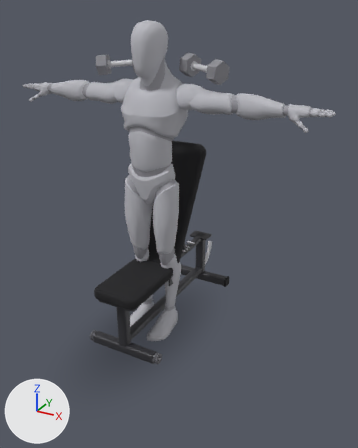
Renders of the glTF model app/src/main/assets/mannequins/db_incline_press_60.glb from each side of a commit.
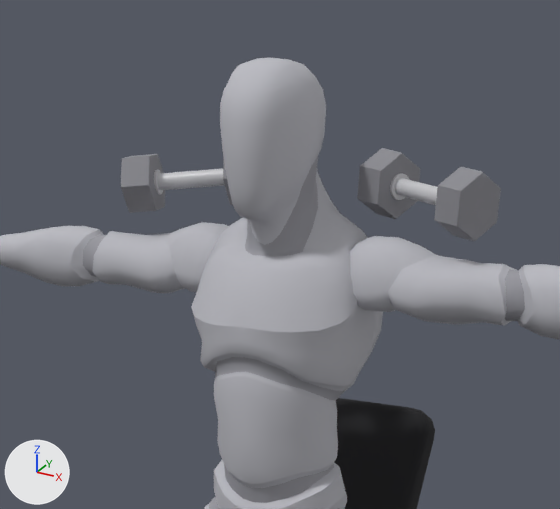
There are two pictures of each version: one whole from a 50 mm lens placed at (1.453, -2.323, 1.896), pointed at (0.203, -0.049, 0.76), one close up on the part from 15% to 70% of the width and 0% to 40% of the height. Lighting does not change. The marker at lower left points along +X, +Y and +Z. The first two pictures are the older version. Where no turn or scale is listed for an object, it has been applied to the vertices.

The first close-up shows 'bench_back_pad', 'body', 'body_1', 'dumbbell_l_0', 'dumbbell_l_2', 'dumbbell_l_4', 'dumbbell_r_0', 'dumbbell_r_2', 'dumbbell_r_4' and 2 more.
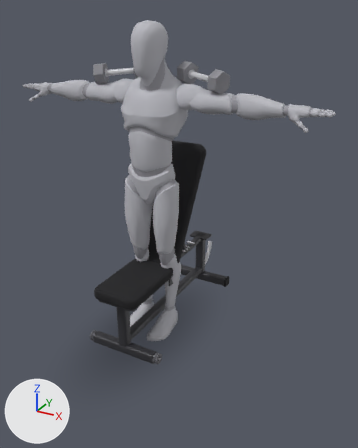
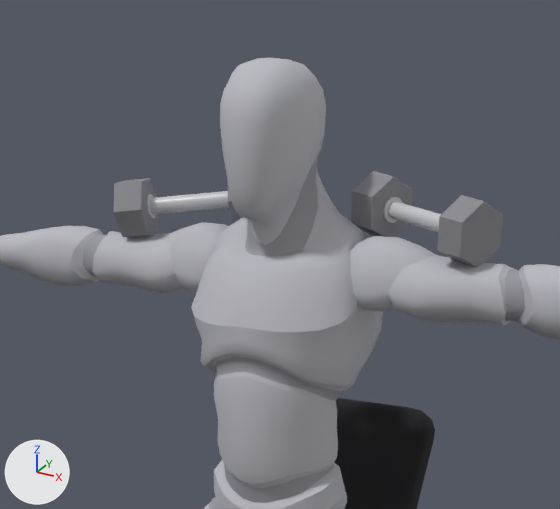
ob_dumbbell_r is not drawn itself; it is the parent of ob_dumbbell_r_0, ob_dumbbell_r_1, ob_dumbbell_r_2, ob_dumbbell_r_3, ob_dumbbell_r_4.
ob_dumbbell_l is not drawn itself; it is the parent of ob_dumbbell_l_0, ob_dumbbell_l_1, ob_dumbbell_l_2, ob_dumbbell_l_3, ob_dumbbell_l_4.

Diff of the bpy script that builds the scene:
```diff
--- a/app/src/main/assets/mannequins/db_incline_press_60.glb.py
+++ b/app/src/main/assets/mannequins/db_incline_press_60.glb.py
@@ ob_dumbbell_r @@
 ob_dumbbell_r.parent = ob_dumbbells
-ob_dumbbell_r.location = (-0.261, 0.113, 1.598)
-ob_dumbbell_r.rotation_euler = (-0.0155, -0.0888, 0.347)  # degrees (-0.9, -5.1, 20)
+ob_dumbbell_r.location = (-0.261, 0.104, 1.553)
+ob_dumbbell_r.rotation_euler = (-0.0177, -0.103, 0.342)  # degrees (-1, -5.9, 20)
@@ ob_dumbbell_r_2 @@
 ob_dumbbell_r_2.parent = ob_dumbbell_r
-ob_dumbbell_r_2.location = (-0.105, 0.0, 0.0)
+ob_dumbbell_r_2.location = (-0.118, 0.0, 0.0)
@@ ob_dumbbell_r_4 @@
 ob_dumbbell_r_4.parent = ob_dumbbell_r
-ob_dumbbell_r_4.location = (0.105, 0.0, 0.0)
+ob_dumbbell_r_4.location = (0.118, 0.0, 0.0)
@@ ob_dumbbell_l @@
 ob_dumbbell_l.parent = ob_dumbbells
-ob_dumbbell_l.location = (0.261, 0.113, 1.598)
-ob_dumbbell_l.rotation_euler = (-0.497, -0.0888, 2.795)  # degrees (-28, -5.1, 160)
+ob_dumbbell_l.location = (0.261, 0.104, 1.553)
+ob_dumbbell_l.rotation_euler = (-0.578, -0.103, 2.799)  # degrees (-33, -5.9, 160)
@@ ob_dumbbell_l_2 @@
 ob_dumbbell_l_2.parent = ob_dumbbell_l
-ob_dumbbell_l_2.location = (-0.105, 0.0, 0.0)
+ob_dumbbell_l_2.location = (-0.118, 0.0, 0.0)
@@ ob_dumbbell_l_4 @@
 ob_dumbbell_l_4.parent = ob_dumbbell_l
-ob_dumbbell_l_4.location = (0.105, 0.0, 0.0)
+ob_dumbbell_l_4.location = (0.118, 0.0, 0.0)
```

Boxes [x1, y1, x2, y2] around the edits, measured in the close-ups (560 x 509 px):
'dumbbell_l_2', moved, turned: before [434, 167, 501, 241]; after [437, 195, 503, 267]
'dumbbell_l_4', moved, turned: before [357, 148, 420, 219]; after [351, 171, 413, 237]
'dumbbell_r_2', moved, turned: before [121, 154, 165, 213]; after [113, 178, 158, 237]
'dumbbell_r_0', moved, turned: before [157, 169, 225, 190]; after [150, 191, 229, 214]
'dumbbell_l_0', moved, turned: before [395, 178, 438, 205]; after [388, 201, 441, 232]
'dumbbell_l_3', moved, turned: before [390, 173, 410, 200]; after [383, 196, 402, 223]
'dumbbell_r_4', moved, turned (mostly hidden): before [223, 157, 233, 205]; after [228, 186, 243, 223]
'dumbbell_r_1', moved, turned: before [154, 170, 163, 194]; after [147, 194, 156, 219]
